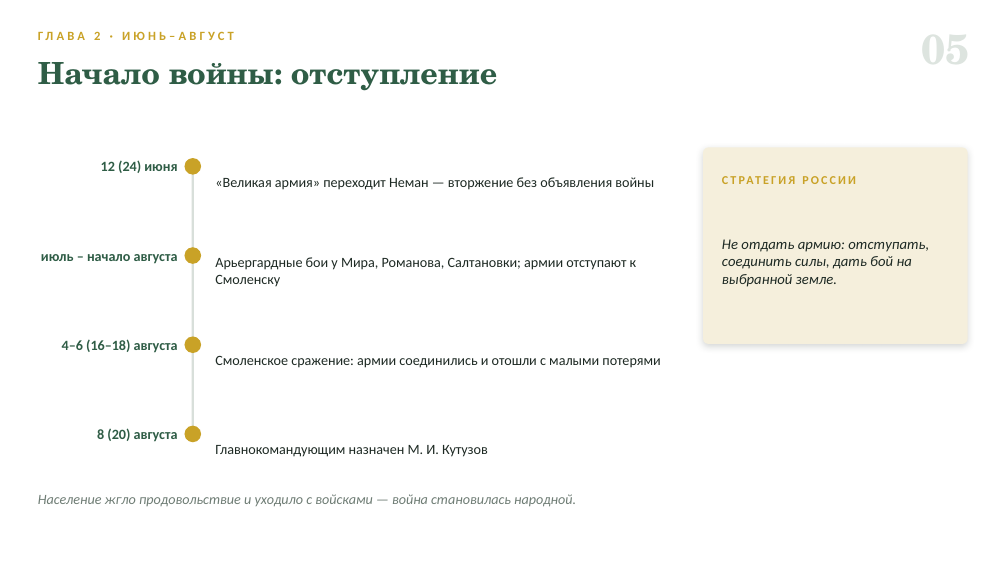
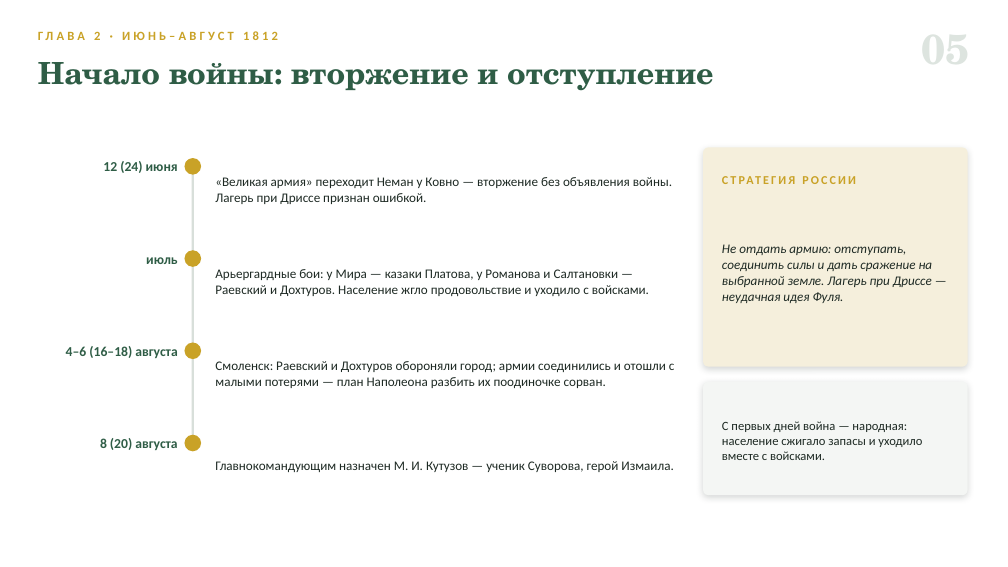
Before and after one commit to artomrek3030-Jumangi/war-1812-quiz, a slide deck: slide 6 of presentation.pptx. Drawn at 1008x567 pixels with LibreOffice and Linux fonts; fonts in the diff are those of the drawing. Boxes give left, top, right and bottom in pixels: in the first picture for what was removed or moved away, otherwise in the second. Text is boxed around its words. In the diff, an @@ line names an element or a change of style, - is before the commit and + after.

```diff
--- a/presentation.pptx
+++ b/presentation.pptx
@@ text at bbox=[38, 62, 713, 91]: text changed @@
-Начало войны: отступление
+Начало войны: вторжение и отступление
@@ rounded rectangle: place and size @@
-rounded rectangle at bbox=[703, 147, 968, 344]
+rounded rectangle at bbox=[703, 147, 968, 367]
@@ rounded rectangle at bbox=[703, 147, 968, 367]: proportions changed @@
@@ line moved from (193, 166) - (193, 434) to (193, 166) - (193, 443) @@
@@ text at bbox=[215, 177, 672, 204]: text changed; size 13.5 to 12.5 pt @@
-«Великая армия» переходит Неман — вторжение без объявления войны
+«Великая армия» переходит Неман у Ковно — вторжение без объявления войны. Лагерь при Дриссе признан ошибкой.
@@ text at bbox=[146, 257, 178, 264]: text changed; size 13.5 to 13 pt @@
-июль – начало августа
+июль
@@ text at bbox=[215, 269, 649, 296]: text changed; size 13.5 to 12.5 pt @@
-Арьергардные бои у Мира, Романова, Салтановки; армии отступают к Смоленску
+Арьергардные бои: у Мира — казаки Платова, у Романова и Салтановки — Раевский и Дохтуров. Население жгло продовольствие и уходило с войсками.
@@ text at bbox=[722, 244, 933, 303]: text changed; size 14 to 12.5 pt @@
-Не отдать армию: отступать, соединить силы, дать бой на выбранной земле.
+Не отдать армию: отступать, соединить силы и дать сражение на выбранной земле. Лагерь при Дриссе — неудачная идея Фуля.
@@ ellipse: place and size @@
-ellipse at bbox=[185, 337, 201, 353]
+ellipse at bbox=[185, 343, 201, 359]
@@ text at bbox=[215, 361, 675, 388]: text changed; size 13.5 to 12.5 pt @@
-Смоленское сражение: армии соединились и отошли с малыми потерями
+Смоленск: Раевский и Дохтуров обороняли город; армии соединились и отошли с малыми потерями — план Наполеона разбить их поодиночке сорван.
@@ rounded rectangle added at bbox=[703, 382, 968, 495], fill #F4F6F4 @@
@@ size 13.5 to 13 pt in 3 elements at bbox=[103, 161, 178, 173], bbox=[66, 346, 177, 358], bbox=[100, 438, 177, 450] @@
@@ text "8 (20) августа": place and size @@
-text "8 (20) августа" at bbox=[97, 428, 178, 442]
+text "8 (20) августа" at bbox=[100, 438, 177, 450]
@@ ellipse: place and size @@
-ellipse at bbox=[185, 426, 201, 442]
+ellipse at bbox=[185, 435, 201, 451]
@@ text added at bbox=[722, 421, 922, 460], 12 pt, text #1E2A24 @@
+С первых дней война — народная: население сжигало запасы и уходило вместе с войсками.
@@ text at bbox=[215, 461, 673, 472]: text changed; size 13.5 to 12.5 pt @@
-Главнокомандующим назначен М. И. Кутузов
+Главнокомандующим назначен М. И. Кутузов — ученик Суворова, герой Измаила.
@@ text removed at bbox=[38, 494, 576, 507] @@
-Население жгло продовольствие и уходило с войсками — война становилась народной.
```
Also in this commit, not shown: 9 other slides changed, 3 slides added, 2 slides removed.
